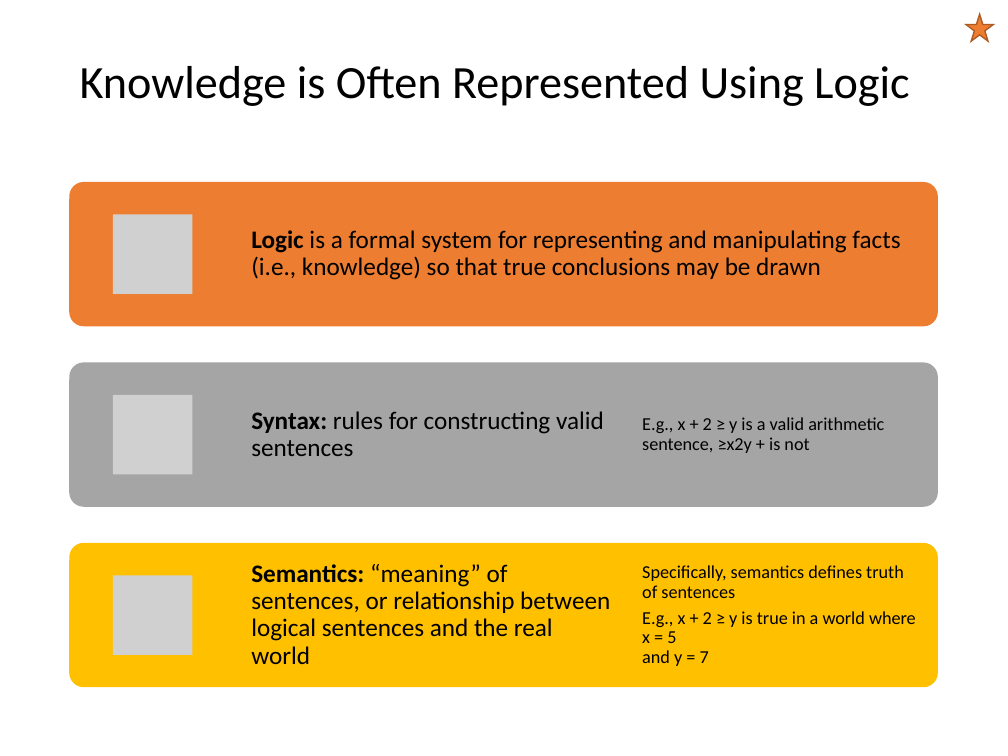
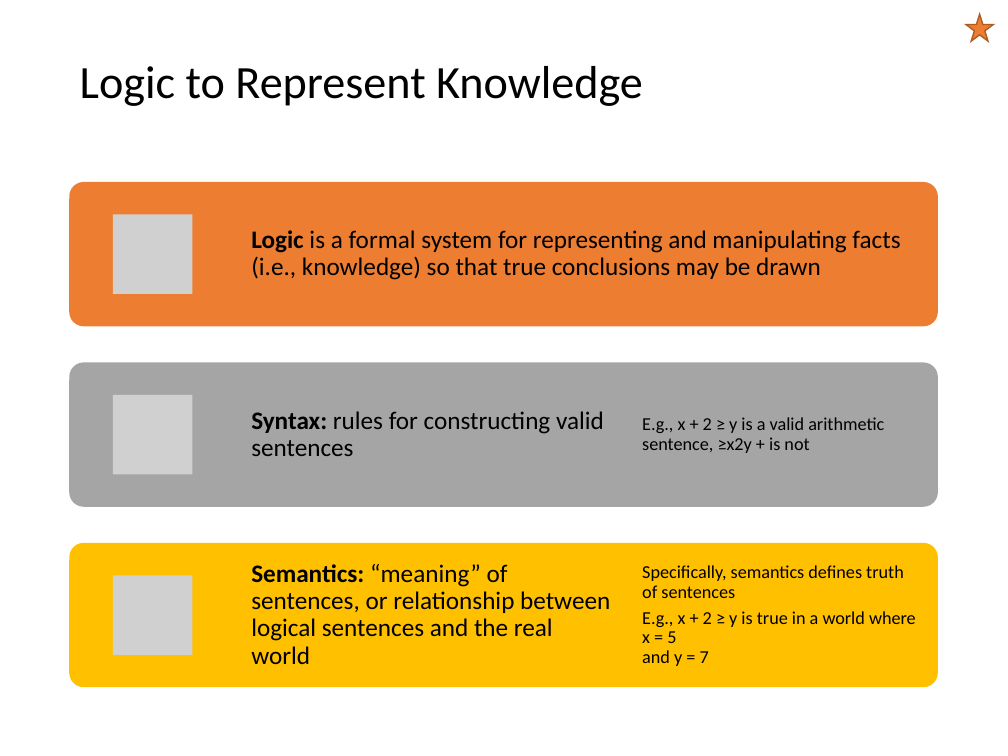
Before and after one commit to mhahsler/CS7320-AI, a slide deck: slide 19 of slides/07_knowledge-based.pptx (slide 7 before the commit). Drawn at 1008x756 pixels with LibreOffice and Linux fonts; fonts in the diff are those of the drawing; grey boxes stand for pictures. Boxes give left, top, right and bottom in pixels: in the first picture for what was removed or moved away, otherwise in the second. Text is boxed around its words. In the diff, an @@ line names an element or a change of style, - is before the commit and + after.

```diff
--- a/slides/07_knowledge-based.pptx
+++ b/slides/07_knowledge-based.pptx
@@ title at bbox=[80, 66, 643, 106]: text changed @@
-Knowledge is Often Represented Using Logic
+Logic to Represent Knowledge
```
Also in this commit, not shown: 26 other slides changed, 10 slides added, 5 slides removed, 2 other files.
